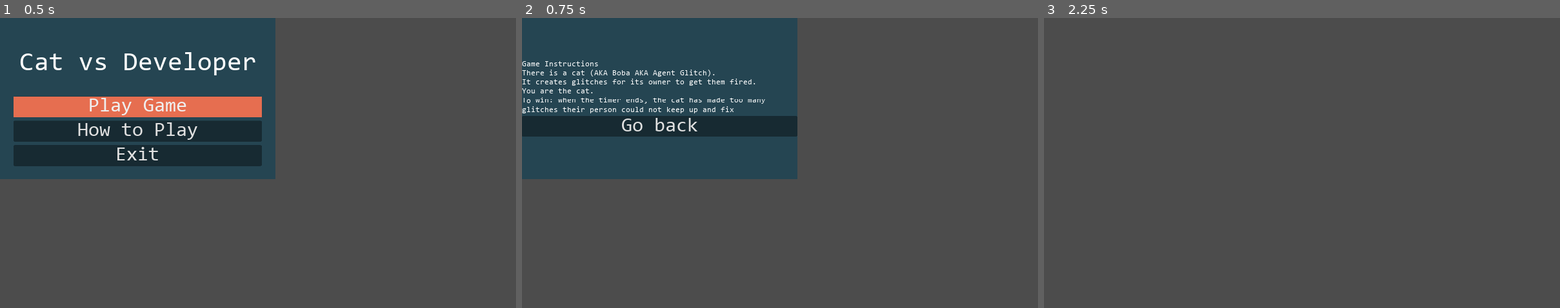
Above: before the commit, frames 1-3 (left to right).
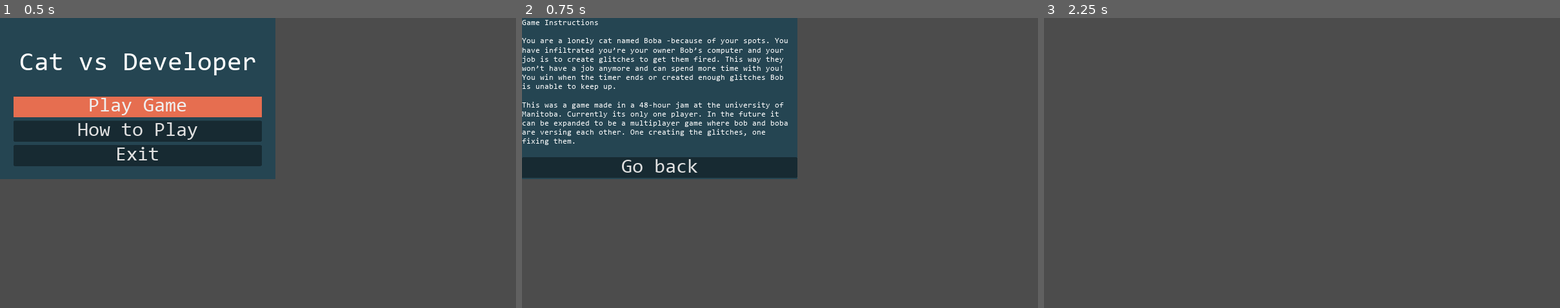
Above: after the commit, the same moments.

Repository: khathepham/CSGameJam-2023
Game: Godot game, scene res://MainMenu.tscn
The game is run twice, just before and just after one commit, with the same random seed, the same clock (stepped at 60 frames per second) and the same inputs.
Inputs:
- Up to frame 1 (0.5 s): no input
- Up to frame 2 (0.75 s): click "How to Play" at 0.5 s
- Up to frame 3 (2.25 s): click "Go back" at 1.25 s; click "Play Game" at 2 s

Frame 1 is identical in both runs. In frame 2, 11% of the frame differs, in the area x 0-54%, y 0-56%; in frame 3, nothing differs.

Commit message:
Updated instructions
and added game description within them

Diff:
--- a/Glitch Cat vs Developer/Instructions.tscn
+++ b/Glitch Cat vs Developer/Instructions.tscn
@@ -57,22 +57,22 @@
 alignment = 1
 
 [node name="Label" type="Label" parent="MarginContainer/VBoxContainer"]
-margin_top = 159.0
+margin_top = 6.0
 margin_right = 1024.0
-margin_bottom = 360.0
+margin_bottom = 513.0
 custom_fonts/font = SubResource( 1 )
 text = "Game Instructions
-There is a cat (AKA Boba AKA Agent Glitch).
-It creates glitches for its owner to get them fired.
-You are the cat.
-To win: when the timer ends, the cat has made too many
-glitches their person could not keep up and fix"
+
+You are a lonely cat named Boba -because of your spots. You have infiltrated you’re your owner Bob’s computer and your job is to create glitches to get them fired. This way they won’t have a job anymore and can spend more time with you! You win when the timer ends or created enough glitches Bob is unable to keep up.
+
+This was a game made in a 48-hour jam at the university of Manitoba. Currently its only one player. In the future it can be expanded to be a multiplayer game where bob and boba are versing each other. One creating the glitches, one fixing them.
+"
 autowrap = true
 
 [node name="VBoxContainer" type="VBoxContainer" parent="MarginContainer/VBoxContainer"]
-margin_top = 364.0
+margin_top = 517.0
 margin_right = 1024.0
-margin_bottom = 440.0
+margin_bottom = 593.0
 
 [node name="Back" type="Button" parent="MarginContainer/VBoxContainer/VBoxContainer"]
 margin_right = 1024.0
Not shown, changed: Glitch Cat vs Developer/Assets/icon.png.import
Not shown, changed: Glitch Cat vs Developer/assets/CATBoba.png.import
Not shown, changed: Glitch Cat vs Developer/assets/Sitting down.png.import
Not shown, changed: Glitch Cat vs Developer/assets/Sitting left.png.import
Not shown, changed: Glitch Cat vs Developer/assets/Sitting right.png.import
Not shown, changed: Glitch Cat vs Developer/assets/Sitting up.png.import
Not shown, changed: Glitch Cat vs Developer/assets/Standing cat.png.import
Not shown, changed: Glitch Cat vs Developer/assets/box.png.import
Not shown, changed: Glitch Cat vs Developer/assets/catnip.png.import
Not shown, changed: Glitch Cat vs Developer/assets/cut-scene-assets/Owner.png.import
Not shown, changed: Glitch Cat vs Developer/assets/cut-scene-assets/cat-removebg-preview.png.import
Not shown, changed: Glitch Cat vs Developer/assets/cut-scene-assets/empty-living-room-interior-flat-260nw-1444718618.jpg.import
(and 6 more such lines)
